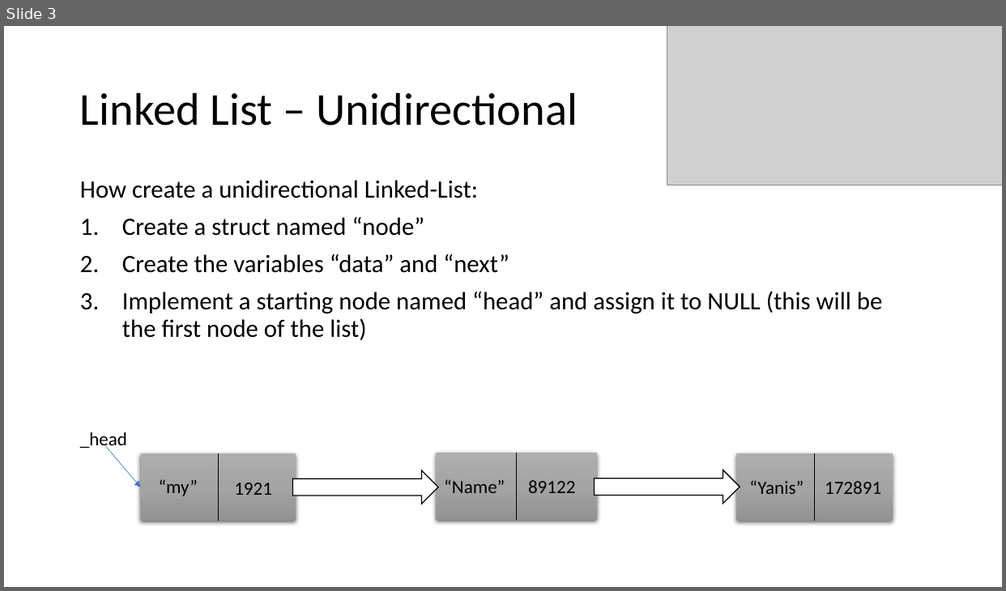
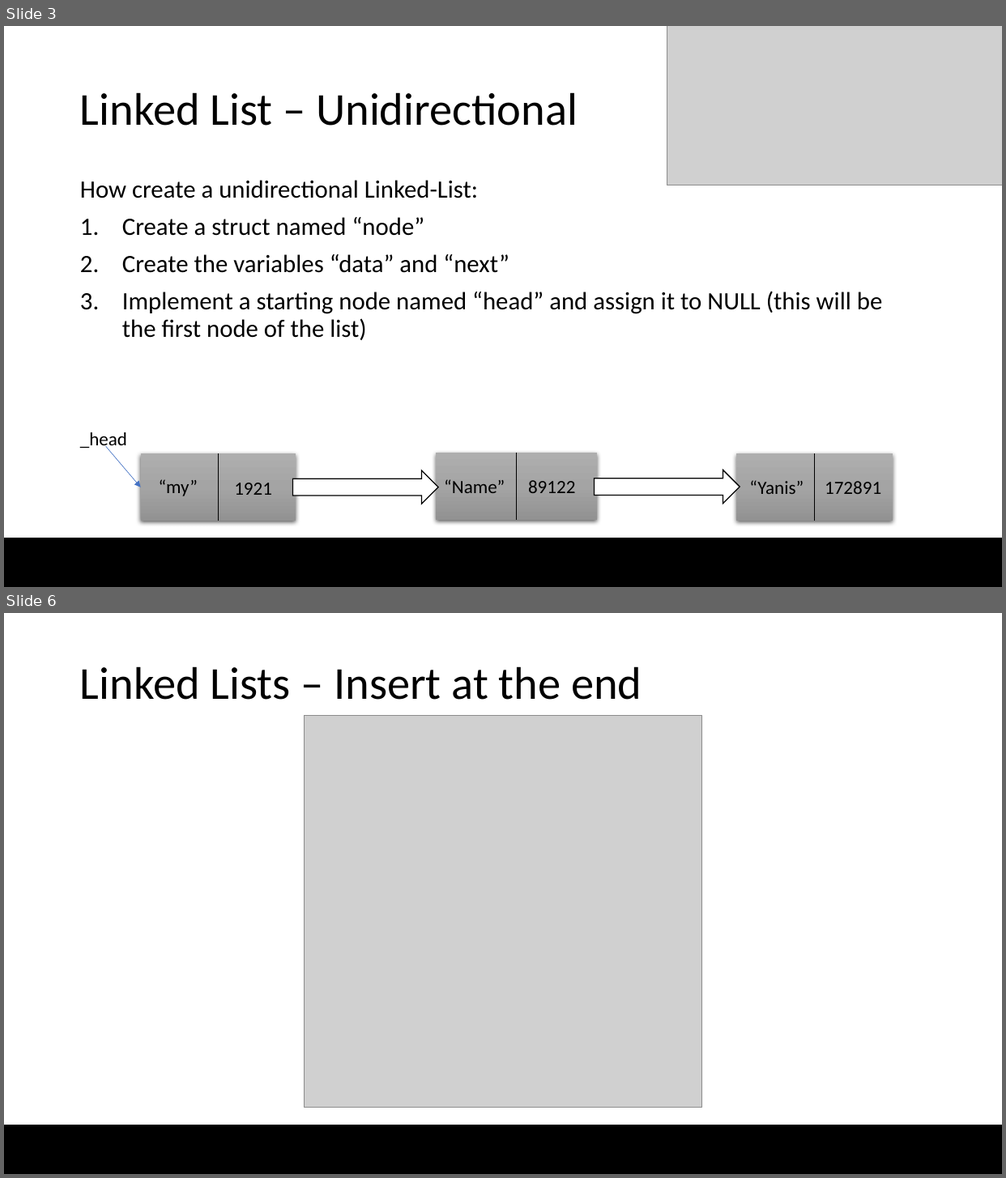
Before and after one commit to Noah274/Grundner-Ferecean-Linked-List-2022, a slide deck: Linked_List.pptx. Shown one above the other, each under a label of ours: slide 3 before the commit, slides 3 and 6 after it; the slides between them are not shown. The pictures are 1006x591 and 1006x1178 pixels, drawn with LibreOffice and Linux fonts; fonts in the diff are those of the drawing; grey boxes stand for pictures; background and template pictures are left out. Boxes give left, top, right and bottom in pixels: in the first picture for what was removed or moved away, otherwise in the second. Text is boxed around its words. In the diff, an @@ line names an element or a change of style, - is before the commit and + after.

Commit message:
added new content to the pptx(Insert methods)

```diff
--- a/Linked_List.pptx
+++ b/Linked_List.pptx
@@ slide 6 added at bbox=[4, 613, 1002, 1174], background #FFFFFF; not listed: 1 template element that a slide beside it also shows @@
@@ title added at bbox=[80, 666, 641, 700], 44 pt, text #000000 @@
+Linked Lists – Insert at the end
@@ picture added at bbox=[305, 716, 701, 1108] @@
@@ slide 3 changed as well @@
@@ rectangle added at bbox=[4, 538, 1002, 587], fill #000000, outline #000000 1 pt @@
```
Also in this commit, not shown: 2 other slides changed, 3 other slides added, 1 slide removed.
